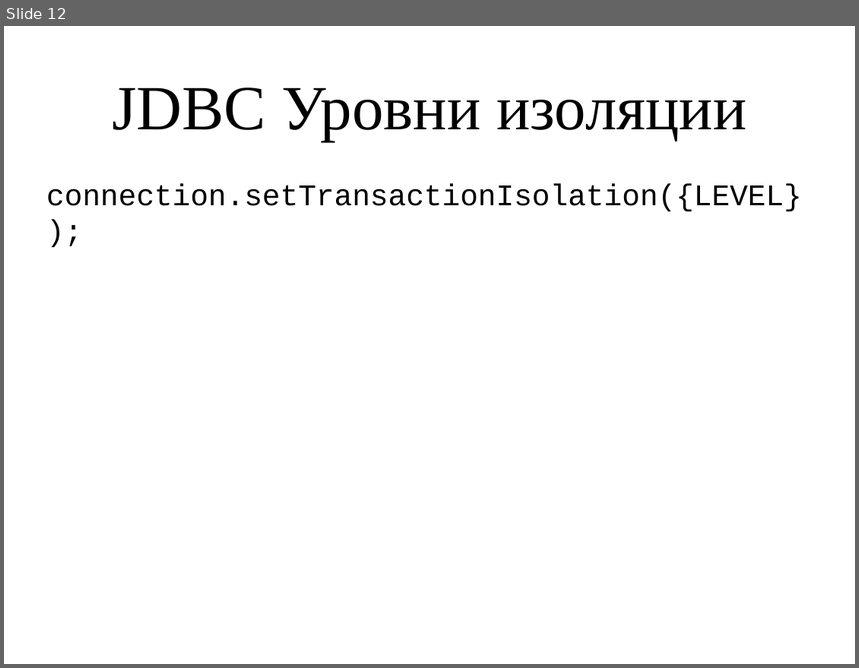
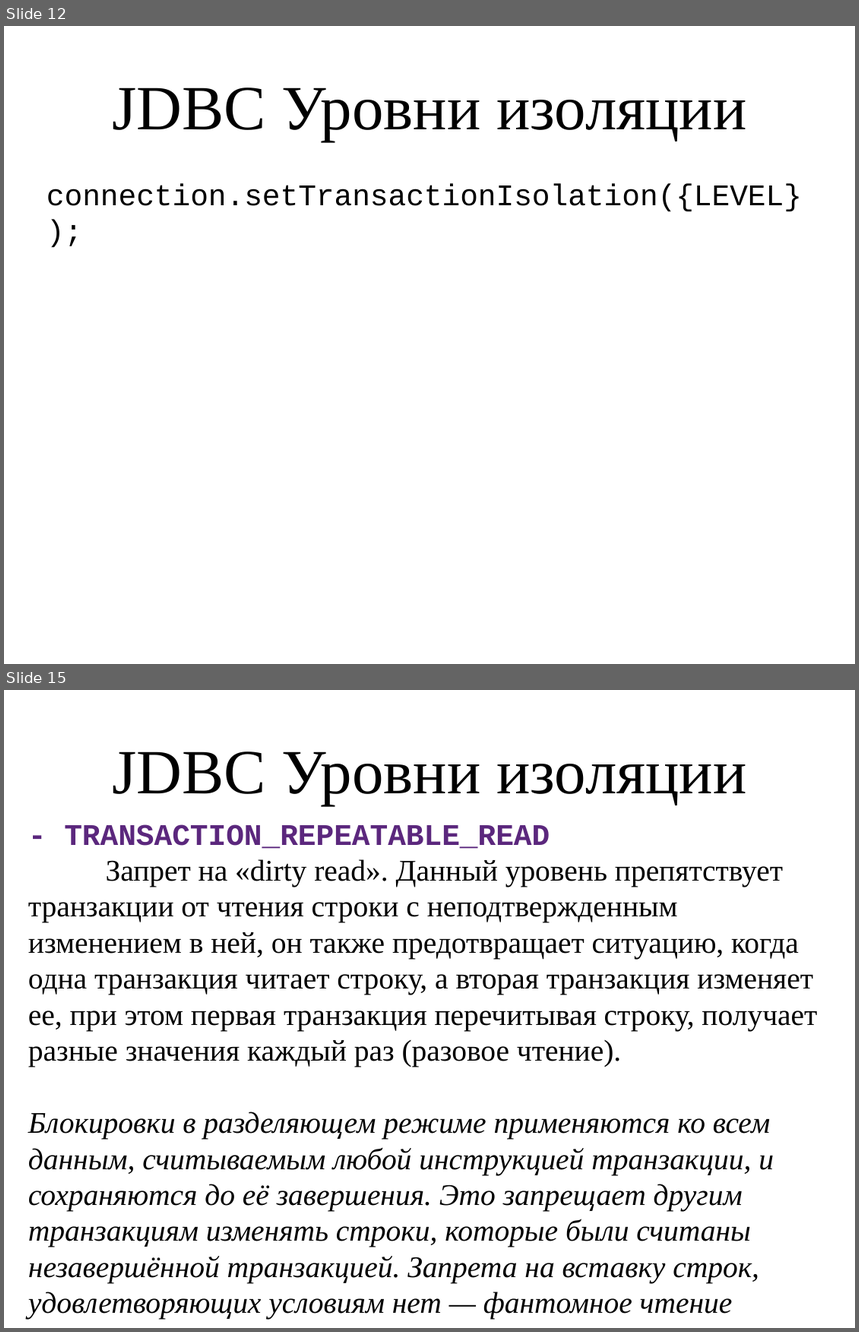
Before and after one commit to ksenikeev/dad, a slide deck: doc/JDBC Transaction.pptx. Shown one above the other, each under a label of ours: slide 12 before the commit, slides 12 and 15 after it; the slides between them are not shown. The pictures are 859x668 and 859x1332 pixels, drawn with LibreOffice and Linux fonts; fonts in the diff are those of the drawing. Boxes give left, top, right and bottom in pixels: in the first picture for what was removed or moved away, otherwise in the second. Text is boxed around its words. In the diff, an @@ line names an element or a change of style, - is before the commit and + after.

```diff
--- a/doc/JDBC Transaction.pptx
+++ b/doc/JDBC Transaction.pptx
@@ slide 15 added at box(4, 690, 855, 1328), background #FFFFFF @@
@@ text added at box(113, 752, 747, 806), 58.7 pt, text #000000 @@
+JDBC Уровни изоляции
@@ text added at box(28, 825, 817, 1320), 28 pt, text #000000 @@
+- TRANSACTION_REPEATABLE_READ
+Запрет на «dirty read». Данный уровень препятствует транзакции от чтения строки с неподтвержденным изменением в ней, он также предотвращает ситуацию, когда одна транзакция читает строку, а вторая транзакция изменяет ее, при этом первая транзакция перечитывая строку, получает разные значения каждый раз (разовое чтение).
+Блокировки в разделяющем режиме применяются ко всем данным, считываемым любой инструкцией транзакции, и сохраняются до её завершения. Это запрещает другим транзакциям изменять строки, которые были считаны незавершённой транзакцией. Запрета на вставку строк, удовлетворяющих условиям нет — фантомное чтение возможно.
```
Also in this commit, not shown: 3 slides changed.
